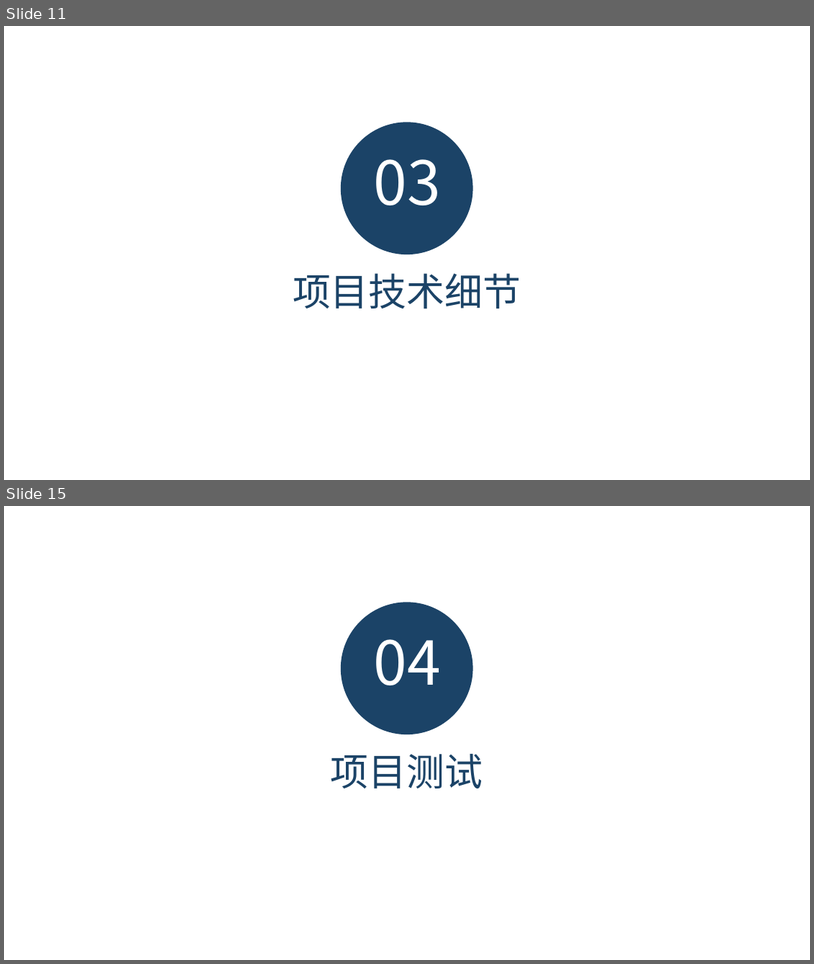
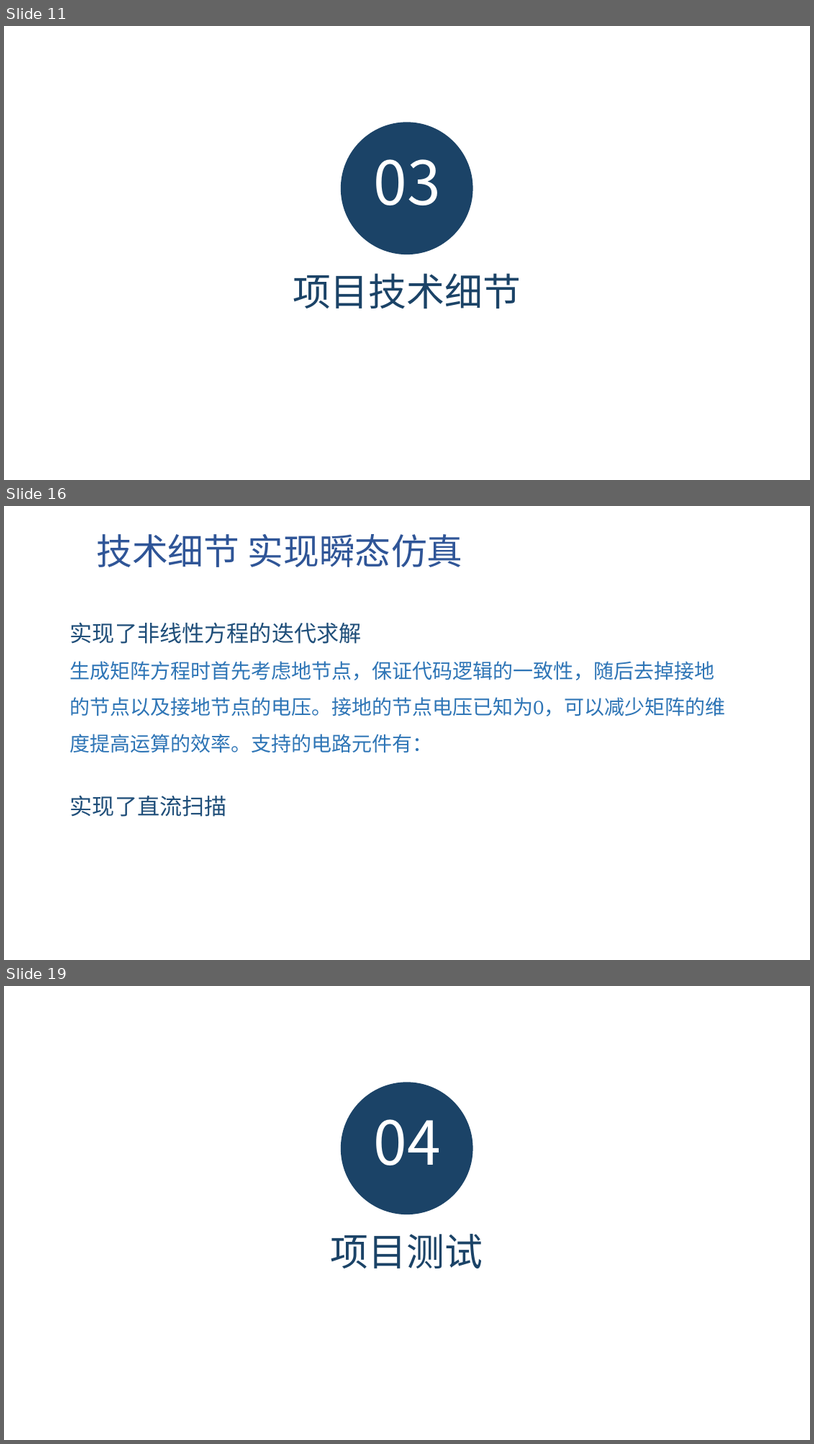
Before and after one commit to shifengzhicheng/FUDAN_ANALOG_EDA_MATLAB_SPICE, a slide deck: 基于MATLAB实现的模拟电路SPICE工具.pptx. Shown one above the other, each under a label of ours: slides 11 and 15 before the commit, slides 11, 16 and 19 after it; the slides between them are not shown. The pictures are 814x964 and 814x1444 pixels, drawn with LibreOffice and Linux fonts; fonts in the diff are those of the drawing; background and template pictures are left out. Boxes give left, top, right and bottom in pixels: in the first picture for what was removed or moved away, otherwise in the second. Text is boxed around its words. In the diff, an @@ line names an element or a change of style, - is before the commit and + after.

```diff
--- a/基于MATLAB实现的模拟电路SPICE工具.pptx
+++ b/基于MATLAB实现的模拟电路SPICE工具.pptx
@@ slide 16 added at (4,506,810,960), background picture (left out) @@
@@ text added at (96,534,463,567), 32 pt, text #2F5597 @@
+技术细节 实现瞬态仿真
@@ text added at (70,622,725,816), 18 pt, text #2E75B6 @@
+实现了非线性方程的迭代求解
+生成矩阵方程时首先考虑地节点，保证代码逻辑的一致性，随后去掉接地的节点以及接地节点的电压。接地的节点电压已知为0，可以减少矩阵的维度提高运算的效率。支持的电路元件有：
+实现了直流扫描
@@ what was slide 15 is now slide 19 @@
```
Also in this commit, not shown: 3 slides changed, 3 other slides added, 1 other file.
